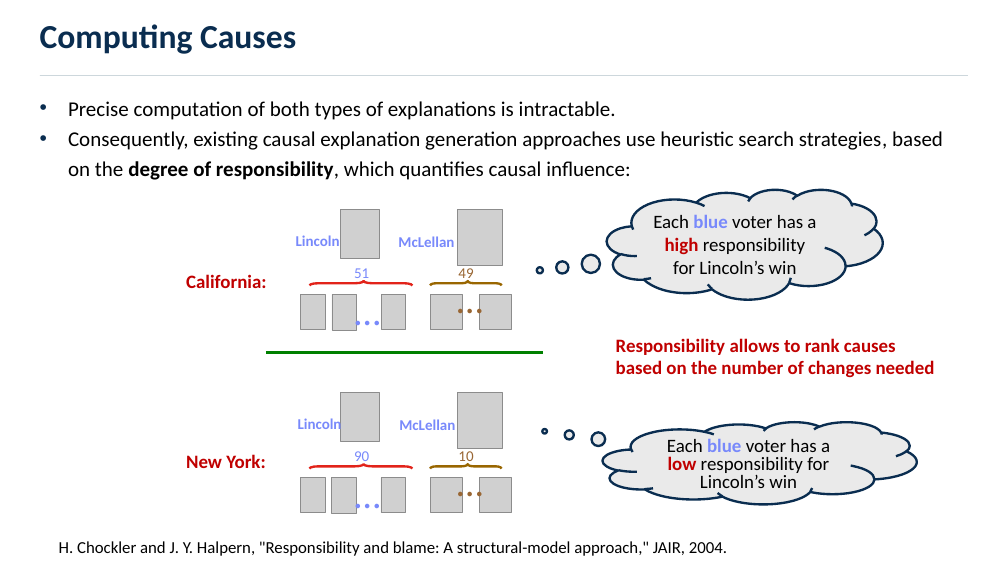
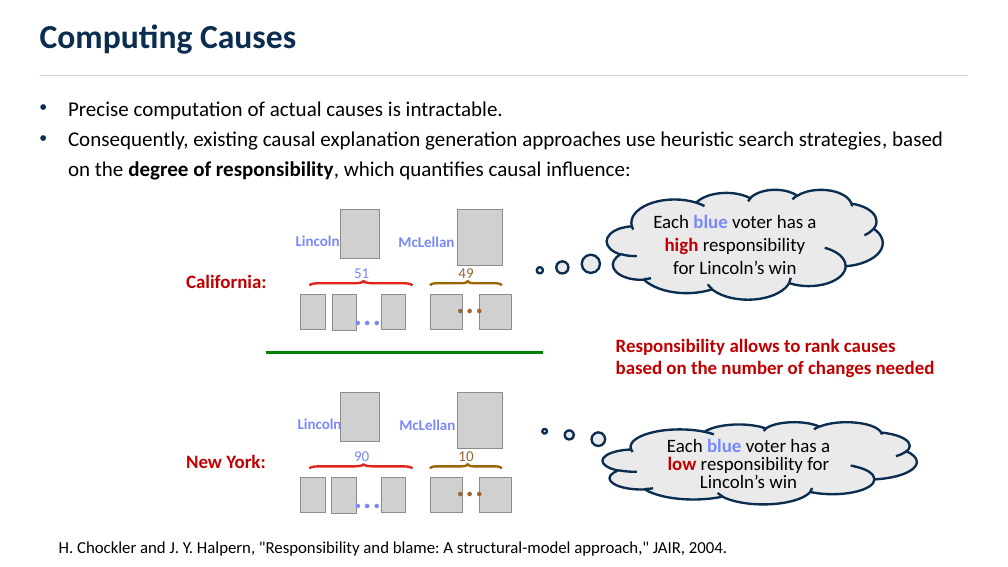
Before and after one commit to tomyaacov/tomyaacov.github.io, a slide deck: slide 9 of files/ICDM2026.pptx. Drawn at 1008x567 pixels with LibreOffice and Linux fonts; fonts in the diff are those of the drawing; grey boxes stand for pictures. Boxes give left, top, right and bottom in pixels: in the first picture for what was removed or moved away, otherwise in the second. Text is boxed around its words. In the diff, an @@ line names an element or a change of style, - is before the commit and + after.

```diff
--- a/files/ICDM2026.pptx
+++ b/files/ICDM2026.pptx
@@ text at bbox=[68, 101, 503, 120]: text changed @@
-• Precise computation of both types of explanations is intractable.
+• Precise computation of actual causes is intractable.
```
Also in this commit, not shown: 3 other slides changed.
